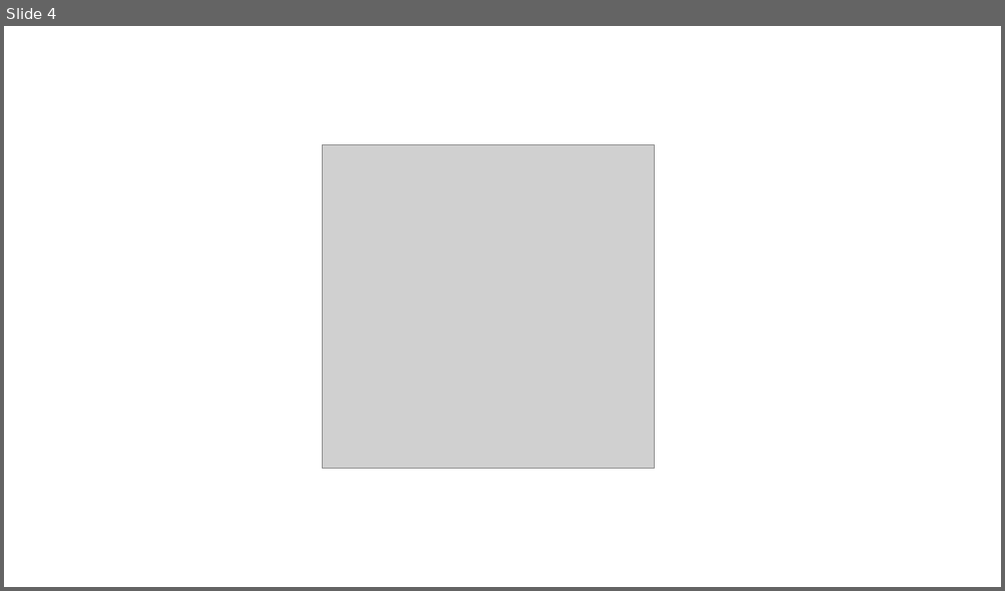
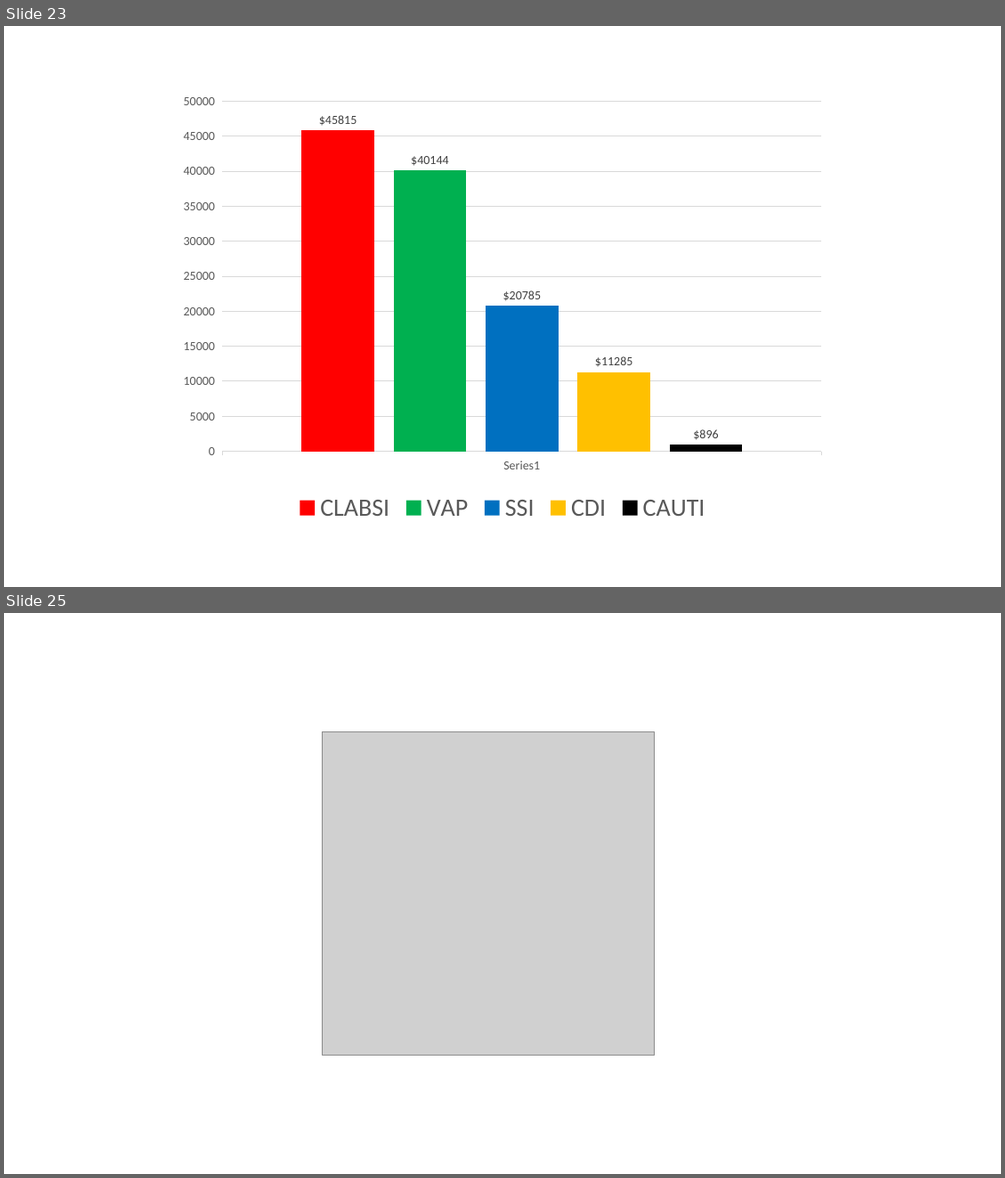
Before and after one commit to aasiaeet/SCH, a slide deck: doc/img/images.pptx. Shown one above the other, each under a label of ours: slide 4 before the commit, slides 23 and 25 after it; the slides between them are not shown. The pictures are 1005x591 and 1005x1178 pixels, drawn with LibreOffice and Linux fonts; fonts in the diff are those of the drawing; grey boxes stand for pictures. Boxes give left, top, right and bottom in pixels: in the first picture for what was removed or moved away, otherwise in the second. Text is boxed around its words. In the diff, an @@ line names an element or a change of style, - is before the commit and + after.

```diff
--- a/doc/img/images.pptx
+++ b/doc/img/images.pptx
@@ slide 23 added at [4,26,1001,587], background #FFFFFF @@
@@ column chart added at [170,85,834,529] @@
+categories: 
+CLABSI: 45815
+VAP: 40144
+SSI: 20785
+CDI: 11285
+CAUTI: 896
@@ what was slide 4 is now slide 25 @@
```
Also in this commit, not shown: 22 other slides added, 2 slides removed, 16 other files.
